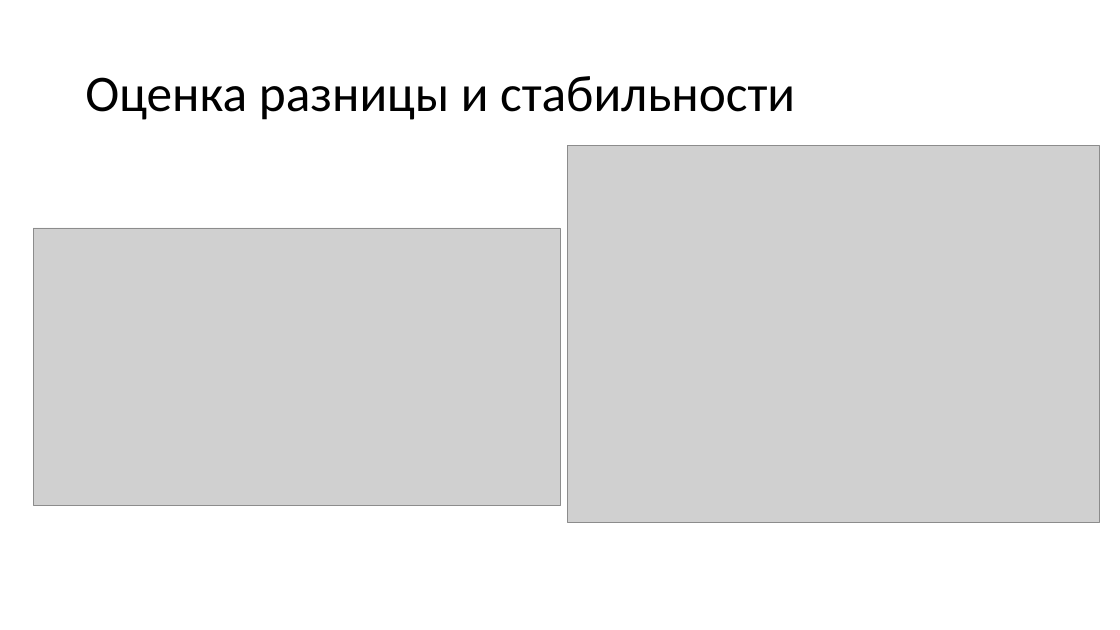
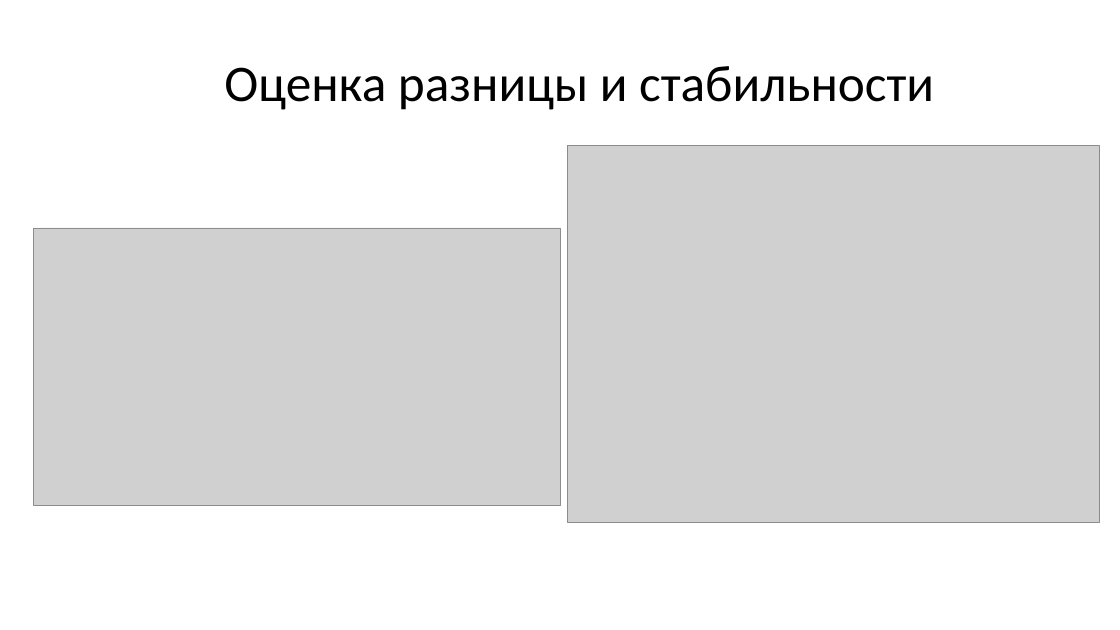
Before and after one commit to SiwaNetwork/QUANTUM, a slide deck: slide 11 of Time-Card/ДОКУМЕНТЫ/ТИПОГРАФИЯ/Проект погрешности.app.pptx. Drawn at 1120x630 pixels with LibreOffice and Linux fonts; fonts in the diff are those of the drawing; grey boxes stand for pictures. Boxes give left, top, right and bottom in pixels: in the first picture for what was removed or moved away, otherwise in the second. Text is boxed around its words. In the diff, an @@ line names an element or a change of style, - is before the commit and + after.

```diff
--- a/Time-Card/ДОКУМЕНТЫ/ТИПОГРАФИЯ/Проект погрешности.app.pptx
+++ b/Time-Card/ДОКУМЕНТЫ/ТИПОГРАФИЯ/Проект погрешности.app.pptx
@@ title "Оценка разницы и стабильности": place and size @@
-title "Оценка разницы и стабильности" at [85,76,795,120]
+title "Оценка разницы и стабильности" at [224,66,934,110]
```
Also in this commit, not shown: 1 other slide changed, 1 other file.
